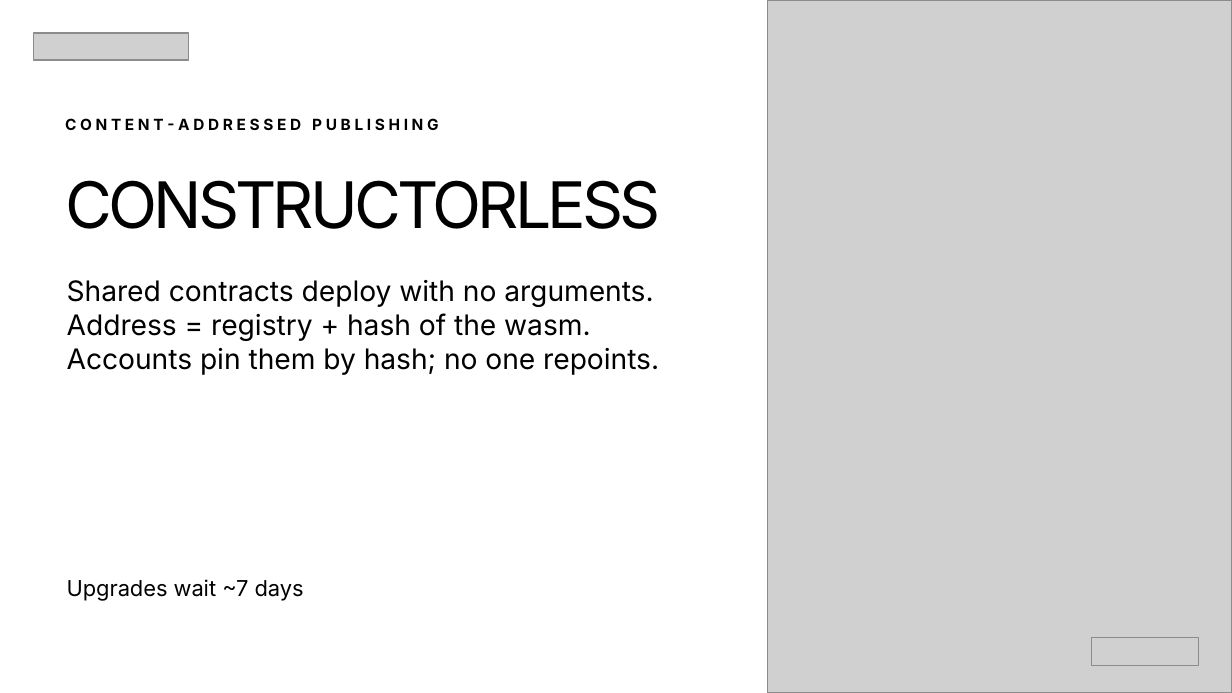
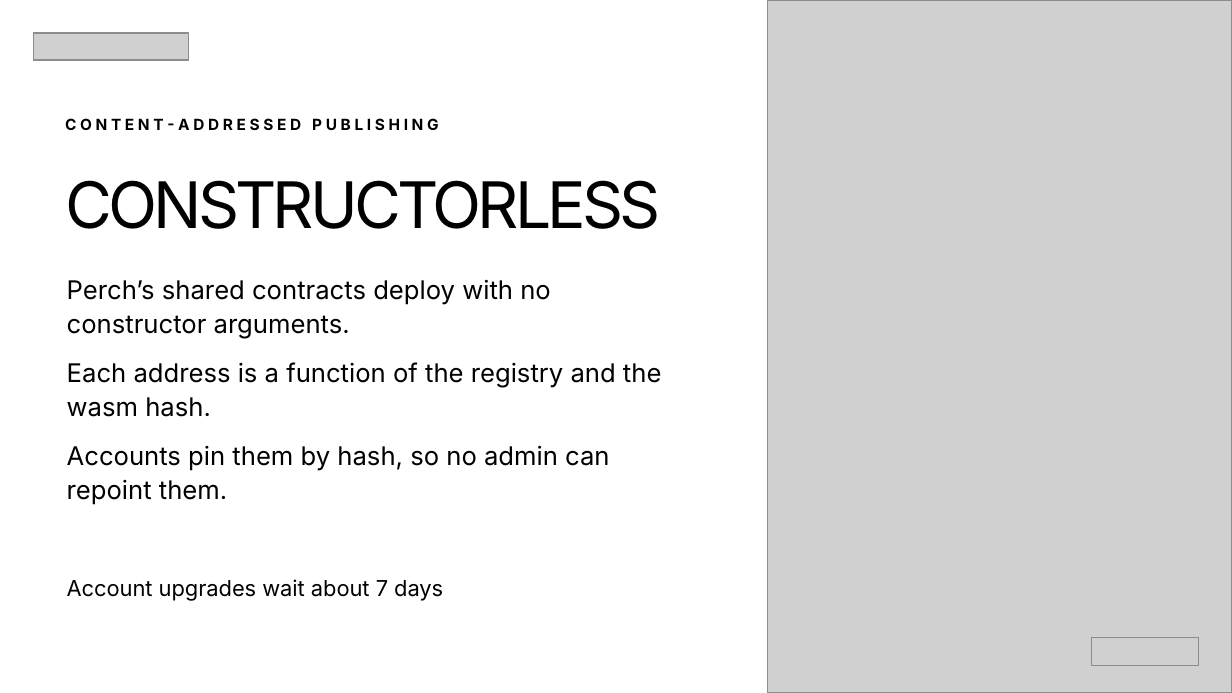
Before and after one commit to bitswell-hq/nidohq__scaffold-template, a slide deck: slide 22 of slides/dist/hack-meridian-smart-accounts.pptx. Drawn at 1232x693 pixels with LibreOffice and Linux fonts; fonts in the diff are those of the drawing; grey boxes stand for pictures. Boxes give left, top, right and bottom in pixels: in the first picture for what was removed or moved away, otherwise in the second. Text is boxed around its words. In the diff, an @@ line names an element or a change of style, - is before the commit and + after.

```diff
--- a/slides/dist/hack-meridian-smart-accounts.pptx
+++ b/slides/dist/hack-meridian-smart-accounts.pptx
@@ text at (67, 279, 662, 505): text changed; size 16.5 to 15 pt @@
-Shared contracts deploy with no arguments.
-Address = registry + hash of the wasm.
-Accounts pin them by hash; no one repoints.
+Perch’s shared contracts deploy with no constructor arguments.
+Each address is a function of the registry and the wasm hash.
+Accounts pin them by hash, so no admin can repoint them.
@@ text at (67, 579, 443, 601): text changed @@
-Upgrades wait ~7 days
+Account upgrades wait about 7 days
```
Also in this commit, not shown: 22 other slides changed, 6 slides added, 7 slides removed, 14 other files.
